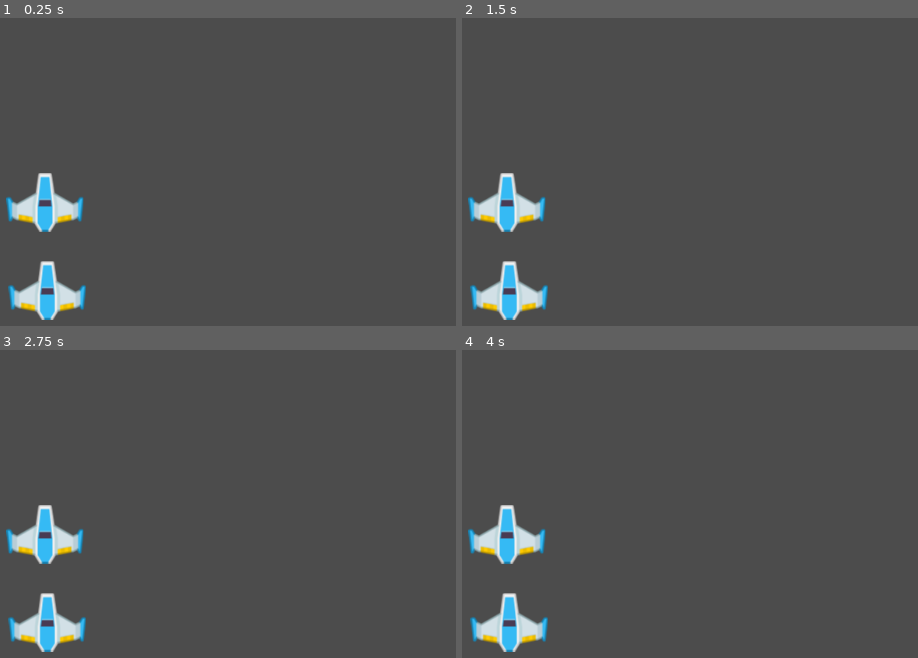
Above: before the commit, frames 1-4 (two rows, left to right).
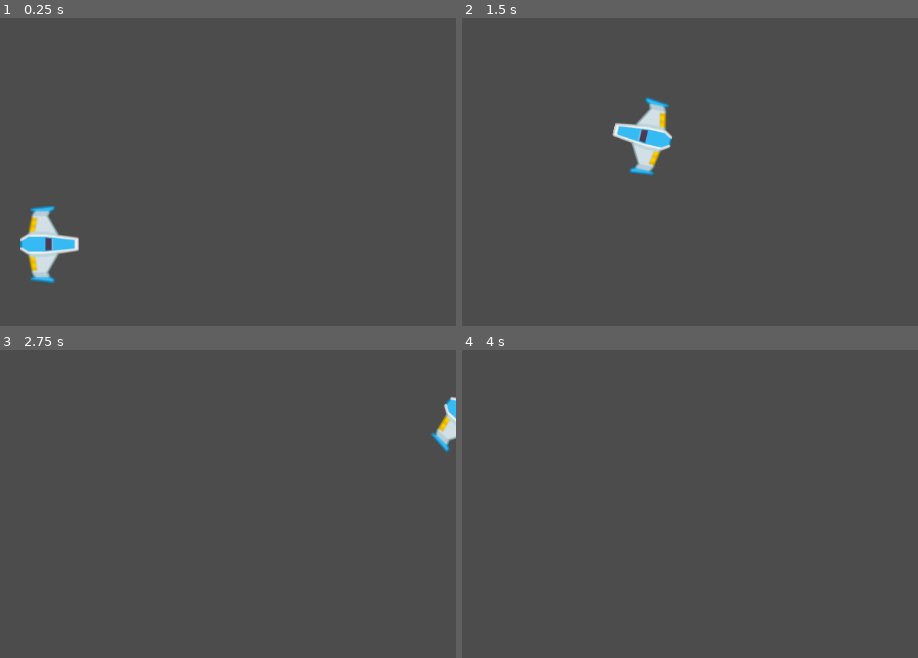
Above: after the commit, the same moments.

Repository: M1gu3lC/Juego_Meteoritos
Game: Godot game, scene res://Juego/Niveles/NivelTest.tscn
The game is run twice, just before and just after one commit, with the same random seed, the same clock (stepped at 60 frames per second) and the same inputs.
Inputs:
- Up to frame 1 (0.25 s): no input
- Up to frame 2 (1.5 s): tap Enter at 0.5 s; hold W (mover_adelante, bound only after the commit) 0.53-1.28 s; hold A (rotar_antihorario, bound only after the commit) 0.53-1.28 s; tap D (rotar_horario, bound only after the commit) at 0.8, 1.35 s; hold S (mover_atras, bound only after the commit) from 1.28 s (still down)
- Up to frame 3 (2.75 s): tap A (rotar_antihorario, bound only after the commit) at 1.55 s; release S (mover_atras, bound only after the commit) at 2.03 s; hold W (mover_adelante, bound only after the commit) from 2.03 s (still down); hold A (rotar_antihorario, bound only after the commit) from 2.03 s (still down); tap D (rotar_horario, bound only after the commit) at 2.3 s
- Up to frame 4 (4 s): release A (rotar_antihorario, bound only after the commit) at 2.78 s; tap D (rotar_horario, bound only after the commit) at 2.85, 3.8 s; tap A (rotar_antihorario, bound only after the commit) at 3.05 s; tap Space at 3.5 s; release W (mover_adelante, bound only after the commit) at 3.53 s; hold S (mover_atras, bound only after the commit) from 3.53 s (still down); hold A (rotar_antihorario, bound only after the commit) from 3.53 s (still down)

The runs differ from the first frame. In frame 1, 4.3% of the frame differs, in the area x 1-19%, y 50-99%; in frame 2, 5.0%, in the area x 1-47%, y 25-99%; in frame 3, 3.8%; in frame 4, 3.3%.

Commit message:
Movimiento player
-potencia motor
-rotación
-movimiento fluido

Diff:
--- a/Juego/Naves/Player/MaterialFisico.tres
+++ b/Juego/Naves/Player/MaterialFisico.tres
@@ -1,4 +1,5 @@
 [gd_resource type="PhysicsMaterial" format=2]
 
 [resource]
+friction = 0.0
 bounce = 50.0
--- /dev/null
+++ b/Juego/Naves/Player/Player.gd
@@ -0,0 +1,36 @@
+class_name Player
+extends RigidBody2D
+
+## Atributos Export
+export var potencia_motor:int = 20
+export var potencia_rotacion:int = 280
+
+## Atributos
+var empuje:Vector2 = Vector2.ZERO
+var dir_rotacion:int = 0
+
+## Metodos
+func _integrate_forces(state: Physics2DDirectBodyState) -> void:
+	rad2deg(rotation)
+	empuje.rotated(rotation)
+	apply_central_impulse(empuje.rotated(rotation))
+	apply_torque_impulse(dir_rotacion * potencia_rotacion)
+
+func _process(delta: float) -> void:
+	player_input()
+
+## Metodos Custom
+func player_input() -> void:
+	## Empuje
+	empuje = Vector2.ZERO
+	if Input.is_action_pressed("mover_adelante"):
+		empuje = Vector2(potencia_motor, 0)
+	elif Input.is_action_pressed("mover_atras"):
+		empuje = Vector2(-potencia_motor, 0)
+
+## Rotacion
+	dir_rotacion = 0
+	if Input.is_action_pressed("rotar_antihorario"):
+		dir_rotacion -= 1
+	elif Input.is_action_pressed("rotar_horario"):
+		dir_rotacion += 1
--- a/Juego/Naves/Player/Player.tscn
+++ b/Juego/Naves/Player/Player.tscn
@@ -1,15 +1,21 @@
-[gd_scene load_steps=4 format=2]
+[gd_scene load_steps=5 format=2]
 
 [ext_resource path="res://Juego/Naves/Player/player_blue.png" type="Texture" id=1]
 [ext_resource path="res://Juego/Naves/Player/MaterialFisico.tres" type="PhysicsMaterial" id=2]
+[ext_resource path="res://Juego/Naves/Player/Player.gd" type="Script" id=3]
 
 [sub_resource type="CircleShape2D" id=1]
 radius = 35.0571
 
 [node name="Player" type="RigidBody2D"]
 physics_material_override = ExtResource( 2 )
+can_sleep = false
+linear_damp = 1.0
+angular_damp = 5.0
+script = ExtResource( 3 )
 
 [node name="Sprite" type="Sprite" parent="."]
+rotation = 1.5708
 texture = ExtResource( 1 )
 
 [node name="CollisionShape2D" type="CollisionShape2D" parent="."]
--- /dev/null
+++ b/Juego/Naves/Player/Sprite.gd
@@ -0,0 +1,16 @@
+extends Sprite
+
+
+# Declare member variables here. Examples:
+# var a = 2
+# var b = "text"
+
+
+# Called when the node enters the scene tree for the first time.
+func _ready():
+	pass # Replace with function body.
+
+
+# Called every frame. 'delta' is the elapsed time since the previous frame.
+#func _process(delta):
+#	pass
--- a/Juego/Niveles/NivelTest.tscn
+++ b/Juego/Niveles/NivelTest.tscn
@@ -5,11 +5,7 @@
 [node name="NivelTest" type="Node2D"]
 
 [node name="Player" parent="." instance=ExtResource( 1 )]
-position = Vector2( 498, 236 )
+position = Vector2( 504, 290 )
 gravity_scale = 0.0
-can_sleep = false
-
-[node name="Player2" parent="." instance=ExtResource( 1 )]
-position = Vector2( 501, 349 )
-mode = 1
-gravity_scale = 0.0
+potencia_motor = 15
+potencia_rotacion = 250
--- a/project.godot
+++ b/project.godot
@@ -8,11 +8,48 @@
 
 config_version=4
 
+_global_script_classes=[ {
+"base": "RigidBody2D",
+"class": "Player",
+"language": "GDScript",
+"path": "res://Juego/Naves/Player/Player.gd"
+} ]
+_global_script_class_icons={
+"Player": ""
+}
+
 [application]
 
 config/name="Juego Meteoritos"
 run/main_scene="res://Juego/Niveles/NivelTest.tscn"
 config/icon="res://icon.png"
+
+[input]
+
+mover_adelante={
+"deadzone": 0.5,
+"events": [ Object(InputEventKey,"resource_local_to_scene":false,"resource_name":"","device":0,"alt":false,"shift":false,"control":false,"meta":false,"command":false,"pressed":false,"scancode":87,"physical_scancode":0,"unicode":0,"echo":false,"script":null)
+, Object(InputEventKey,"resource_local_to_scene":false,"resource_name":"","device":0,"alt":false,"shift":false,"control":false,"meta":false,"command":false,"pressed":false,"scancode":16777232,"physical_scancode":0,"unicode":0,"echo":false,"script":null)
+ ]
+}
+mover_atras={
+"deadzone": 0.5,
+"events": [ Object(InputEventKey,"resource_local_to_scene":false,"resource_name":"","device":0,"alt":false,"shift":false,"control":false,"meta":false,"command":false,"pressed":false,"scancode":83,"physical_scancode":0,"unicode":0,"echo":false,"script":null)
+, Object(InputEventKey,"resource_local_to_scene":false,"resource_name":"","device":0,"alt":false,"shift":false,"control":false,"meta":false,"command":false,"pressed":false,"scancode":16777234,"physical_scancode":0,"unicode":0,"echo":false,"script":null)
+ ]
+}
+rotar_horario={
+"deadzone": 0.5,
+"events": [ Object(InputEventKey,"resource_local_to_scene":false,"resource_name":"","device":0,"alt":false,"shift":false,"control":false,"meta":false,"command":false,"pressed":false,"scancode":68,"physical_scancode":0,"unicode":0,"echo":false,"script":null)
+, Object(InputEventKey,"resource_local_to_scene":false,"resource_name":"","device":0,"alt":false,"shift":false,"control":false,"meta":false,"command":false,"pressed":false,"scancode":16777233,"physical_scancode":0,"unicode":0,"echo":false,"script":null)
+ ]
+}
+rotar_antihorario={
+"deadzone": 0.5,
+"events": [ Object(InputEventKey,"resource_local_to_scene":false,"resource_name":"","device":0,"alt":false,"shift":false,"control":false,"meta":false,"command":false,"pressed":false,"scancode":65,"physical_scancode":0,"unicode":0,"echo":false,"script":null)
+, Object(InputEventKey,"resource_local_to_scene":false,"resource_name":"","device":0,"alt":false,"shift":false,"control":false,"meta":false,"command":false,"pressed":false,"scancode":16777231,"physical_scancode":0,"unicode":0,"echo":false,"script":null)
+ ]
+}
 
 [physics]
 
